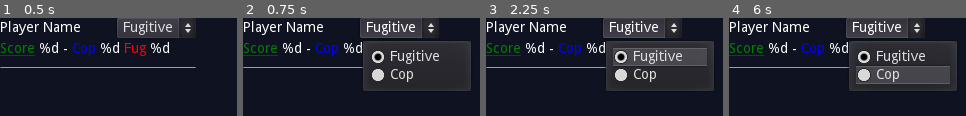
Above: before the commit, frames 1-4 (left to right).
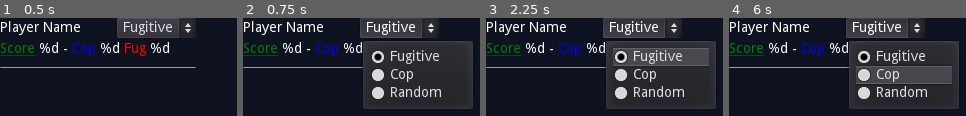
Above: after the commit, the same moments.

Repository: FugitiveTheGame/Fugitive
Game: Godot game, scene res://screens/lobby/ControlPlayerLabel.tscn
Two runs of this game, one before a commit and one after it. Both use one fixed random seed, a clock stepped at 60 frames per second and the inputs below. This scene is started directly instead of the project's main scene.
Inputs:
- Up to frame 1 (0.5 s): no input
- Up to frame 2 (0.75 s): click "Fugitive" at 0.5 s
- Up to frame 3 (2.25 s): tap Enter at 1.25 s; hold Right (ui_right) 1.28-2.03 s; hold H (car_horn) 1.28-2.03 s; tap Space at 2 s; hold Down (ui_down) from 2.03 s (still down); tap Shift (sprint) at 2.1 s
- Up to frame 4 (6 s): tap Enter at 2.75, 4.25 s; release Down (ui_down) at 2.78 s; hold Right (ui_right) 2.78-3.53 s; hold E (use) 2.78-3.53 s; tap Space at 3.5, 5 s; hold Up (ui_up) 3.53-4.28 s; tap H (car_horn) at 3.6 s; hold Shift (sprint) 4.28-5.03 s; hold Left (ui_left) 4.28-5.78 s; tap E (use) at 5.1 s; hold Down (ui_down) from 5.78 s (still down); hold H (car_horn) from 5.78 s (still down)

Frame 1 is identical in both runs. In frame 2, 5.3% of the frame differs, in the area x 50-98%, y 23-93%; in frame 3, 5.5%; in frame 4, 5.5%.

Commit message:
Added random choosing as an option
Updated validation and role assignment logic, synchronizes with clients

Diff:
--- a/actors/player/Player.gd
+++ b/actors/player/Player.gd
@@ -225,4 +225,4 @@
 
 func _get_player_type() -> int:
 	assert(false) # Sub class MUST override this
-	return Network.PlayerType.Unset
+	return Network.PlayerType.Random
--- a/global/Network.gd
+++ b/global/Network.gd
@@ -9,7 +9,7 @@
 const DEFAULT_PORT := 31400
 const MAX_PLAYERS := 5
 
-enum PlayerType {Hider, Seeker, Unset = -1}
+enum PlayerType {Hider, Seeker, Random }
 
 var players = {}
 var playerName: String
--- a/maps/base/BaseMap.gd
+++ b/maps/base/BaseMap.gd
@@ -7,7 +7,7 @@
 onready var gameTimerLabel := $UiLayer/GameTimerLabel
 
 var gameOver : bool = false
-var winner : int = Network.PlayerType.Unset
+var winner : int = Network.PlayerType.Random
 var currentPlayer: Player
 
 var players_done = []
--- a/screens/lobby/ControlPlayerLabel.gd
+++ b/screens/lobby/ControlPlayerLabel.gd
@@ -28,7 +28,7 @@
 		1:
 			return Network.PlayerType.Seeker
 		_:
-			return Network.PlayerType.Hider
+			return Network.PlayerType.Random
 
 # warning-ignore:unused_argument
 func _on_OptionPlayerRole_item_selected(ID):
--- a/screens/lobby/ControlPlayerLabel.tscn
+++ b/screens/lobby/ControlPlayerLabel.tscn
@@ -38,7 +38,7 @@
 margin_right = 196.0
 margin_bottom = 20.0
 text = "Fugitive"
-items = [ "Fugitive", null, false, 0, null, "Cop", null, false, 1, null ]
+items = [ "Fugitive", null, false, 0, null, "Cop", null, false, 1, null, "Random", null, false, 2, null ]
 selected = 0
 
 [node name="StatsLabel" type="RichTextLabel" parent="."]
--- a/screens/lobby/Lobby.gd
+++ b/screens/lobby/Lobby.gd
@@ -12,6 +12,7 @@
 const MIN_PLAYERS = 3
 const MIN_SEEKERS = 2
 const MIN_HIDERS = 1
+const HIDER_TO_SEEKER_RATIO = 3
 
 # Testing values:
 """
@@ -88,15 +89,25 @@
 func update_player_counts():
 	var numSeekers := 0
 	var numHiders := 0
+	var numRandom := 0
+
 	for player_id in Network.players:
 		var player = Network.players[player_id]
 		if player.type == Network.PlayerType.Seeker:
 			numSeekers += 1
 		elif player.type == Network.PlayerType.Hider:
 			numHiders += 1
-
-	seekerCountLabel.text = 'Seekers: ' + str(numSeekers) + '/' + str(MIN_SEEKERS)
-	hiderCountLabel.text = 'Hiders: ' + str(numHiders) + '/' + str(MIN_HIDERS)
+		else:
+			numRandom += 1
+
+	var minSeekers : int = max(MIN_SEEKERS, Network.players.size() / HIDER_TO_SEEKER_RATIO)
+	var minHiders : int = max(MIN_HIDERS, Network.players.size() - minSeekers)
+
+	var numRandomSeekers : int = min(minSeekers, numRandom)
+	var numRandomHiders : int = min(minHiders, numRandom - numRandomSeekers)
+
+	seekerCountLabel.text = 'Seekers: ' + str(numSeekers + numRandomSeekers) + '/' + str(minSeekers)
+	hiderCountLabel.text = 'Hiders: ' + str(numHiders + numRandomHiders) + '/' + str(minHiders)
 
 func new_player_registered(playerId: int, playerData: PlayerLobbyData):
 	var scene = load("res://screens/lobby/ControlPlayerLabel.tscn")
@@ -135,6 +146,12 @@
 			numSeekers += 1
 		elif player.type == Network.PlayerType.Hider:
 			numHiders += 1
+		else:
+			# If random, assume seeker allocation first, then hiders
+			if (numSeekers < MIN_SEEKERS):
+				numSeekers += 1
+			else:
+				numHiders += 1
 
 	if Network.players.size() < MIN_PLAYERS:
 		return false
@@ -162,6 +179,8 @@
 	if not validate_game():
 		return
 
+	assign_random_players()
+
 	var selectedMap = getSelectedMap()
 
 	if Network.players.size() >= MIN_PLAYERS:
@@ -170,6 +189,54 @@
 			get_tree().network_peer.refuse_new_connections = true
 		rpc('startGame', selectedMap)
 
+class PlayerValue:
+	var player_id: int
+	var value: float
+	var assigned_role: int
+
+	static func sort(value1: PlayerValue, value2: PlayerValue):
+		return value1.value < value2.value
+
+func assign_random_players():
+	var seekerCount := 0
+	var hiderCount := 0
+	var randomCount := 0
+
+	var randomPlayerValues := []
+
+	# Find the count of players in assigned types vs. random,
+	# this will determine the mix of random assignments.
+	for player_id in Network.players.keys():
+		var player = Network.players[player_id]
+
+		match player.type:
+			Network.PlayerType.Seeker:
+				seekerCount = seekerCount + 1
+			Network.PlayerType.Hider:
+				hiderCount = hiderCount + 1
+			Network.PlayerType.Random:
+				randomCount = randomCount + 1
+				# Generate a random value for every random player.
+				var newRandomValue := PlayerValue.new()
+				newRandomValue.player_id = player_id
+				newRandomValue.value = rand_range(0, 100)
+				# By default, they will all be hiders.
+				newRandomValue.assigned_role = Network.PlayerType.Hider
+				randomPlayerValues.append(newRandomValue)
+
+	var seekersToSpawn := max(MIN_SEEKERS, Network.players.size() / HIDER_TO_SEEKER_RATIO) - seekerCount
+
+	# sort the random players by their assigned seed, lowest first.
+	randomPlayerValues.sort_custom(PlayerValue, "sort")
+
+	for index in range(0, randomPlayerValues.size()):
+		if (index < seekersToSpawn):
+			Network.players[randomPlayerValues[index].player_id].type = Network.PlayerType.Seeker
+		else:
+			Network.players[randomPlayerValues[index].player_id].type = Network.PlayerType.Hider
+
+		Network.broadcast_set_player_type(randomPlayerValues[index].player_id, Network.players[randomPlayerValues[index].player_id].type)
+
 remotesync func startGame(map):
 	get_tree().change_scene(map)
 
Not shown, changed: .gitignore
